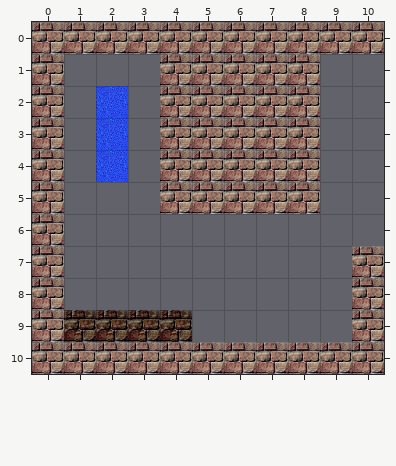
One commit to this Tiled map (JSON): Clockwise/data/map/top-left.json. That is the earlier state.
Cells are 32x32 px. Shown: x 0..10, y 0..10.
After:
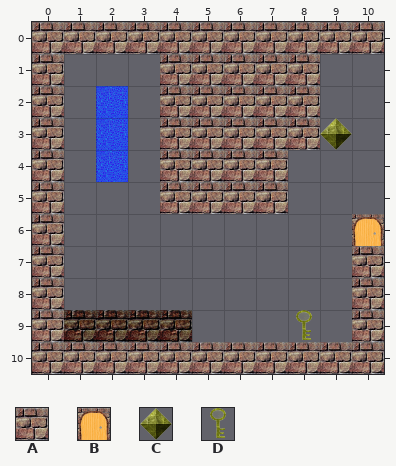
Key: from "tiles": A 0, B 7, C 8, D 9.
_ is an empty cell.
Tiles replaced or removed in this view: A.
Changes in this commit:
Changed rows in their new state; . is an unchanged cell.
Layer "Tile Layer 1":
first column x 8:
 3 .C.
 4 _..
 5 _..
 6 ..B
 9 D..
